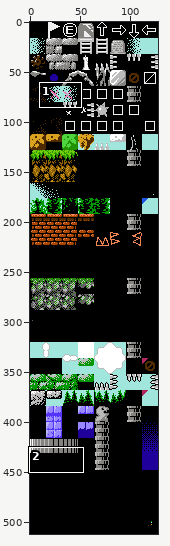
One commit to this sprite sheet: res/images/character.png. Above, an overview of the earlier version with the close-up marked.
Close-up. Earlier state:
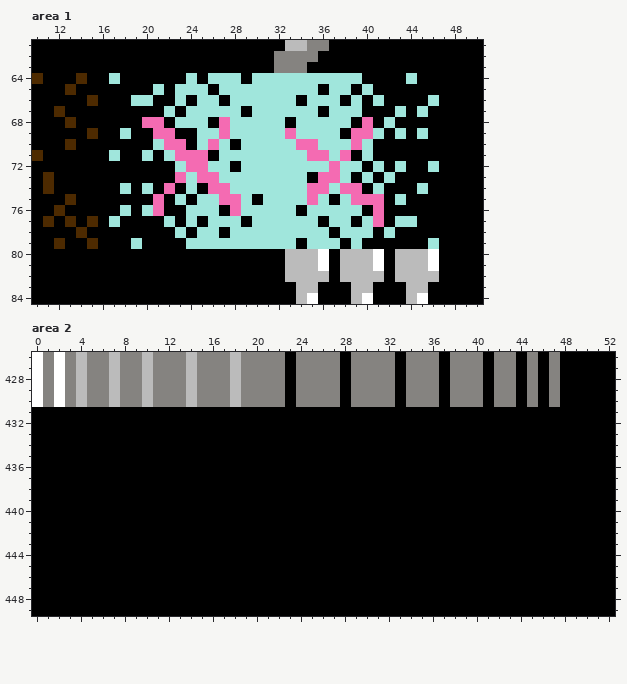
The file is 128x512 pixels. Colours within 5 levels of each other are drawn and written as one. Shown: area 1: x 10..50, y 61..84; area 2: x 0..52, y 426..449.
Once edited:
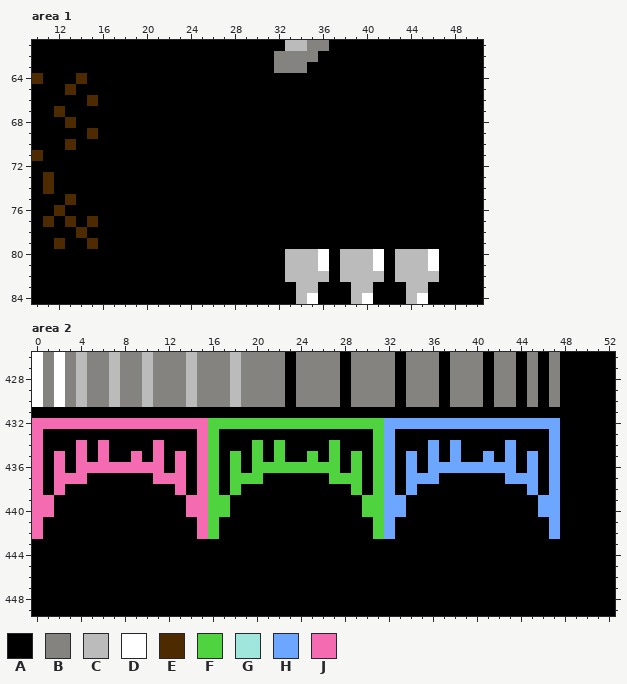
Palette (. is transparent): A #000000  B #858380  C #bbbbbb  D #ffffff  E #4d2a00  F #4fd43f  G #a0e6dc  H #6ca6ff  J #f46bb2
Difference:
Area 1:
y 64: x 17 G -> A; x 24 G -> A; x 26..28 GGG -> AAA; x 30..39 GGGGGGGGGG -> AAAAAAAAAA; x 44 G -> A
y 65: x 21 G -> A; x 23..25 GGG -> AAA; x 27..35 GGGGGGGGG -> AAAAAAAAA; x 37..38 GG -> AA; x 40 G -> A
y 66: x 19..20 GG -> AA; x 23 G -> A; x 25..26 GG -> AA; x 28..33 GGGGGG -> AAAAAA; x 35..37 GGG -> AAA; x 39 G -> A; x 41 G -> A; x 46 G -> A
y 67: x 22 G -> A; x 24..28 GGGGG -> AAAAA; x 30..35 GGGGGG -> AAAAAA; x 37..39 GGG -> AAA; x 43 G -> A; x 45 G -> A
y 68: x 20..21 JJ -> AA; x 23..25 GGG -> AAA; x 27..32 JGGGGG -> AAAAAA; x 34..38 GGGGG -> AAAAA; x 40 J -> A; x 42 G -> A
y 69: x 18 G -> A; x 21..22 JJ -> AA; x 25..37 GGJGGGGGJGGGG -> AAAAAAAAAAAAA; x 39..41 JJG -> AAA; x 43 G -> A; x 45 G -> A
y 70: x 21..23 GJJ -> AAA; x 25..27 GJG -> AAA; x 29..40 GGGGGJJGGGJG -> AAAAAAAAAAAA
y 71: x 17 G -> A; x 20 G -> A; x 22..25 GJJJ -> AAAA; x 27..38 GGGGGGGGJJGJ -> AAAAAAAAAAAA; x 40 G -> A
y 72: x 23..27 GJJGG -> AAAAA; x 29..39 GGGGGGGGJGG -> AAAAAAAAAAA; x 41 G -> A; x 43 G -> A; x 46 G -> A
y 73: x 23..34 JGJJGGGGGGGG -> AAAAAAAAAAAA; x 36..38 JJG -> AAA; x 40 G -> A; x 42 G -> A
y 74: x 18 G -> A; x 20 G -> A; x 22 J -> A; x 24 G -> A; x 26..39 JJGGGGGGGJJGJJ -> AAAAAAAAAAAAAA; x 41 G -> A; x 45 G -> A
y 75: x 21 J -> A; x 23 G -> A; x 25..29 GGJJG -> AAAAA; x 31..36 GGGGJG -> AAAAAA; x 38..41 GJJJ -> AAAA; x 43 G -> A
y 76: x 18 G -> A; x 20..21 GJ -> AA; x 24..26 GGG -> AAA; x 28..33 JGGGGG -> AAAAAA; x 35..39 GGGGG -> AAAAA; x 41 J -> A
y 77: x 17 G -> A; x 22 G -> A; x 24 G -> A; x 26..28 GGG -> AAA; x 30..35 GGGGGG -> AAAAAA; x 37..38 GG -> AA; x 40..41 GJ -> AA; x 43..44 GG -> AA
y 78: x 23 G -> A; x 25..26 GG -> AA; x 28..36 GGGGGGGGG -> AAAAAAAAA; x 38..40 GGG -> AAA; x 42 G -> A
y 79: x 19 G -> A; x 24..33 GGGGGGGGGG -> AAAAAAAAAA; x 35..37 GGG -> AAA; x 39 G -> A; x 46 G -> A
Area 2:
y 432: x 0..47 AAAAAAAAAAAAAAAAAAAAAAAAAAAAAAAAAAAAAAAAAAAAAAAA -> JJJJJJJJJJJJJJJJFFFFFFFFFFFFFFFFHHHHHHHHHHHHHHHH
y 433: x 0 A -> J; x 15..16 AA -> JF; x 31..32 AA -> FH; x 47 A -> H
y 434: x 0 A -> J; x 4 A -> J; x 6 A -> J; x 11 A -> J; x 15..16 AA -> JF; x 20 A -> F; x 22 A -> F; x 27 A -> F; x 31..32 AA -> FH; x 36 A -> H; x 38 A -> H; x 43 A -> H; x 47 A -> H
y 435: x 0 A -> J; x 2 A -> J; x 4 A -> J; x 6 A -> J; x 9 A -> J; x 11 A -> J; x 13 A -> J; x 15..16 AA -> JF; x 18 A -> F; x 20 A -> F; x 22 A -> F; x 25 A -> F; x 27 A -> F; x 29 A -> F; x 31..32 AA -> FH; x 34 A -> H; x 36 A -> H; x 38 A -> H; x 41 A -> H; x 43 A -> H; x 45 A -> H; x 47 A -> H
y 436: x 0 A -> J; x 2 A -> J; x 4..11 AAAAAAAA -> JJJJJJJJ; x 13 A -> J; x 15..16 AA -> JF; x 18 A -> F; x 20..27 AAAAAAAA -> FFFFFFFF; x 29 A -> F; x 31..32 AA -> FH; x 34 A -> H; x 36..43 AAAAAAAA -> HHHHHHHH; x 45 A -> H; x 47 A -> H
y 437: x 0 A -> J; x 2..4 AAA -> JJJ; x 11..13 AAA -> JJJ; x 15..16 AA -> JF; x 18..20 AAA -> FFF; x 27..29 AAA -> FFF; x 31..32 AA -> FH; x 34..36 AAA -> HHH; x 43..45 AAA -> HHH; x 47 A -> H
y 438: x 0 A -> J; x 2 A -> J; x 13 A -> J; x 15..16 AA -> JF; x 18 A -> F; x 29 A -> F; x 31..32 AA -> FH; x 34 A -> H; x 45 A -> H; x 47 A -> H
y 439..440: x 0..1 AA -> JJ; x 14..17 AAAA -> JJFF; x 30..33 AAAA -> FFHH; x 46..47 AA -> HH
y 441..442: x 0 A -> J; x 15..16 AA -> JF; x 31..32 AA -> FH; x 47 A -> H
